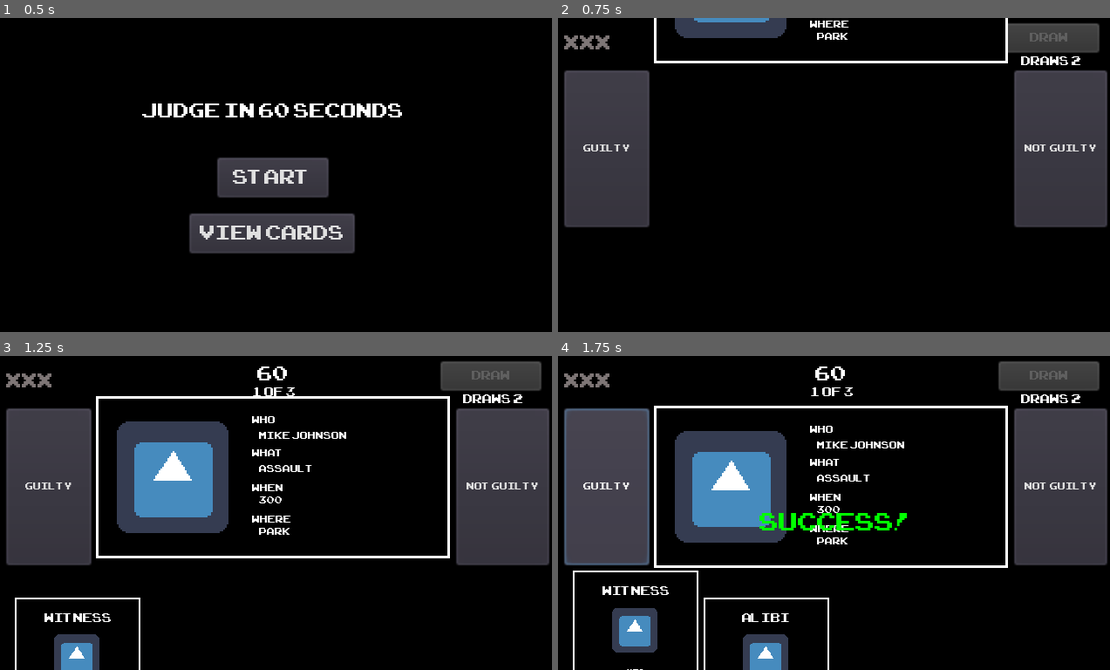
Above: before the commit, frames 1-4 (two rows, left to right).
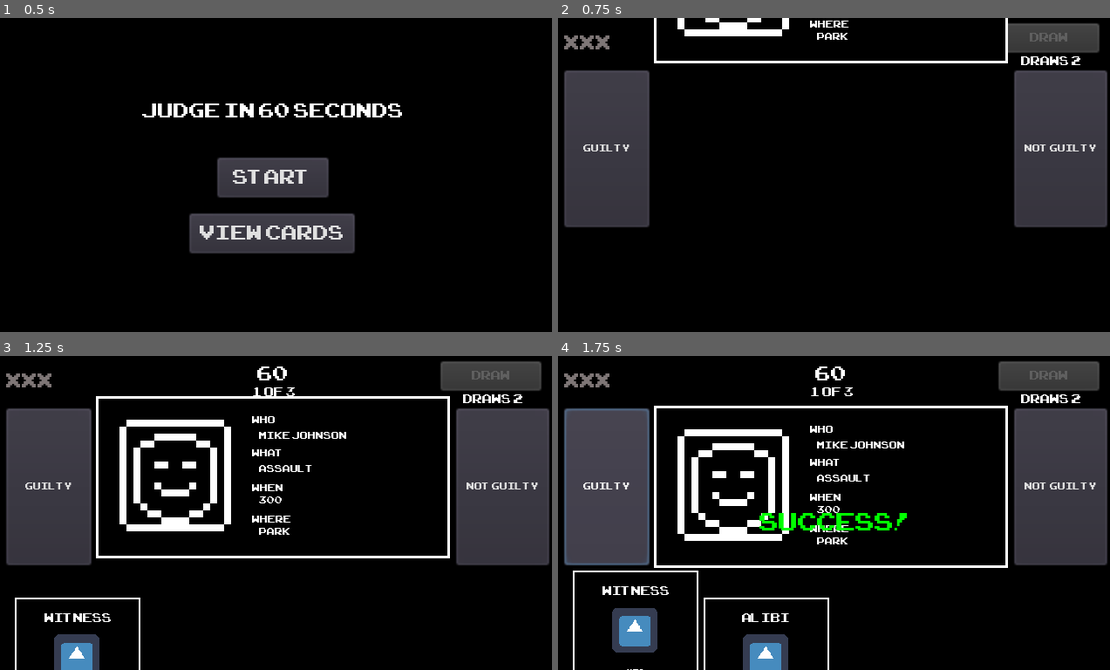
Above: after the commit, the same moments.

Repository: rashaangriffith/judge-in-60-seconds
Game: Godot game, scene res://main_menu/main_menu.tscn
Two runs of this game, one before a commit and one after it. Both use one fixed random seed, a clock stepped at 60 frames per second and the inputs below. The engine's default icon, where the game draws it, is replaced by a stand-in: a white triangle on a blue panel in a dark square.
Inputs:
- Up to frame 1 (0.5 s): no input
- Up to frame 2 (0.75 s): click "START" at 0.5 s
- Up to frame 3 (1.25 s): no input
- Up to frame 4 (1.75 s): click "GUILTY" at 1.25 s

Frame 1 is identical in both runs. In frame 2, 1.3% of the frame differs, in the area x 21-42%, y 0-7%; in frame 3, 7.3%, in the area x 21-42%, y 20-57%; in frame 4, 7.2%.

Commit message:
randomly generated mugshot

Diff:
--- a/case_file/case_file.gd
+++ b/case_file/case_file.gd
@@ -4,9 +4,11 @@
 onready var crime = $ReferenceRect/Crime
 onready var when = $ReferenceRect/When
 onready var where = $ReferenceRect/Where
+onready var mugshot = $ReferenceRect/Mugshot
 
 func populate(data):
 	perp_name.text = data.first_name + " " + data.last_name
 	crime.text = data.crime
 	when.text = str(data.when)
 	where.text = data.where
+	mugshot.generate()
--- a/case_file/case_file.tscn
+++ b/case_file/case_file.tscn
@@ -1,6 +1,6 @@
 [gd_scene load_steps=4 format=2]
 
-[ext_resource path="res://icon.png" type="Texture" id=1]
+[ext_resource path="res://mug_shot/mug_shot.tscn" type="PackedScene" id=1]
 [ext_resource path="res://fonts/pixel_font_8.tres" type="DynamicFont" id=2]
 [ext_resource path="res://case_file/case_file.gd" type="Script" id=3]
 
@@ -26,9 +26,9 @@
 "_edit_use_anchors_": false
 }
 
-[node name="Mugshot" type="Sprite" parent="ReferenceRect"]
-position = Vector2( 42.6989, 44.8869 )
-texture = ExtResource( 1 )
+[node name="Mugshot" parent="ReferenceRect" instance=ExtResource( 1 )]
+position = Vector2( 44, 44 )
+scale = Vector2( 4, 4 )
 
 [node name="NameTitle" type="Label" parent="ReferenceRect"]
 margin_left = 88.0
--- /dev/null
+++ b/mug_shot/mug_shot.gd
@@ -0,0 +1,36 @@
+extends Node2D
+
+var mugshot_head1 = preload("res://assets/sprites/mugshot_head1.png")
+var mugshot_head2 = preload("res://assets/sprites/mugshot_head2.png")
+var mugshot_head3 = preload("res://assets/sprites/mugshot_head3.png")
+var mugshot_eyes1 = preload("res://assets/sprites/mugshot_eyes1.png")
+var mugshot_eyes2 = preload("res://assets/sprites/mugshot_eyes2.png")
+var mugshot_eyes3 = preload("res://assets/sprites/mugshot_eyes3.png")
+var mugshot_mouth1 = preload("res://assets/sprites/mugshot_mouth1.png")
+var mugshot_mouth2 = preload("res://assets/sprites/mugshot_mouth2.png")
+var mugshot_mouth3 = preload("res://assets/sprites/mugshot_mouth3.png")
+
+onready var head_sprite = $Head
+onready var eyes_sprite = $Eyes
+onready var mouth_sprite = $Mouth
+
+var heads = []
+var eyes = []
+var mouths = []
+
+func _ready():
+	heads = [mugshot_head1, mugshot_head2, mugshot_head3]
+	eyes = [mugshot_eyes1, mugshot_eyes2, mugshot_eyes3]
+	mouths = [mugshot_mouth1, mugshot_mouth2, mugshot_mouth3]
+
+func generate():
+	var rng = RandomNumberGenerator.new()
+
+	rng.randomize()
+	head_sprite.texture = heads[rng.randi_range(0, heads.size()-1)]
+
+	rng.randomize()
+	eyes_sprite.texture = eyes[rng.randi_range(0, eyes.size()-1)]
+
+	rng.randomize()
+	mouth_sprite.texture = mouths[rng.randi_range(0, mouths.size()-1)]
--- /dev/null
+++ b/mug_shot/mug_shot.tscn
@@ -0,0 +1,22 @@
+[gd_scene load_steps=6 format=2]
+
+[ext_resource path="res://assets/sprites/mugshot_bg1.png" type="Texture" id=1]
+[ext_resource path="res://assets/sprites/mugshot_eyes1.png" type="Texture" id=2]
+[ext_resource path="res://assets/sprites/mugshot_mouth1.png" type="Texture" id=3]
+[ext_resource path="res://assets/sprites/mugshot_head1.png" type="Texture" id=4]
+[ext_resource path="res://mug_shot/mug_shot.gd" type="Script" id=5]
+
+[node name="Mugshot" type="Node2D"]
+script = ExtResource( 5 )
+
+[node name="Background" type="Sprite" parent="."]
+texture = ExtResource( 1 )
+
+[node name="Head" type="Sprite" parent="."]
+texture = ExtResource( 4 )
+
+[node name="Eyes" type="Sprite" parent="."]
+texture = ExtResource( 2 )
+
+[node name="Mouth" type="Sprite" parent="."]
+texture = ExtResource( 3 )
Binary file added: assets/sprites/mugshot_bg1.png
Not shown, added: assets/sprites/mugshot_bg1.png.import
Binary file added: assets/sprites/mugshot_eyes1.png
Not shown, added: assets/sprites/mugshot_eyes1.png.import
Binary file added: assets/sprites/mugshot_eyes2.png
Not shown, added: assets/sprites/mugshot_eyes2.png.import
Binary file added: assets/sprites/mugshot_eyes3.png
Not shown, added: assets/sprites/mugshot_eyes3.png.import
Binary file added: assets/sprites/mugshot_head1.png
Not shown, added: assets/sprites/mugshot_head1.png.import
Binary file added: assets/sprites/mugshot_head2.png
Not shown, added: assets/sprites/mugshot_head2.png.import
(and 8 more such lines)
